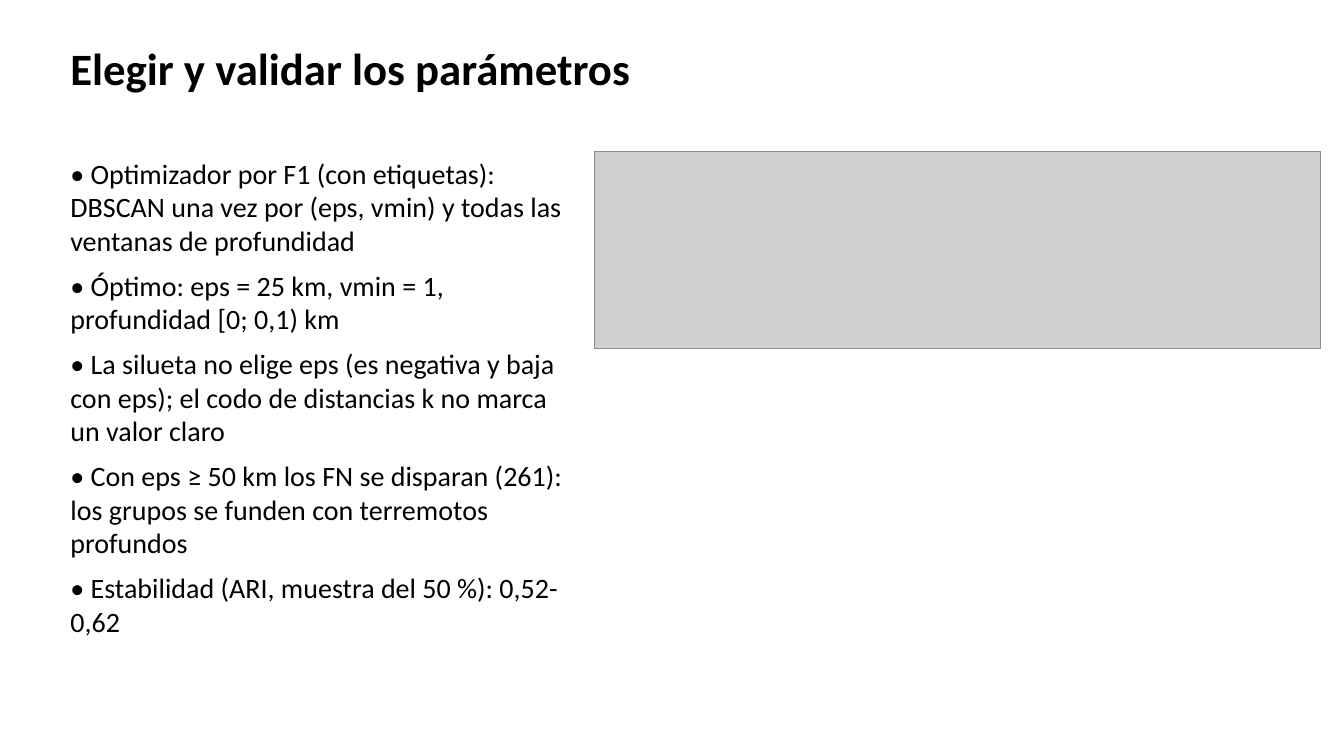
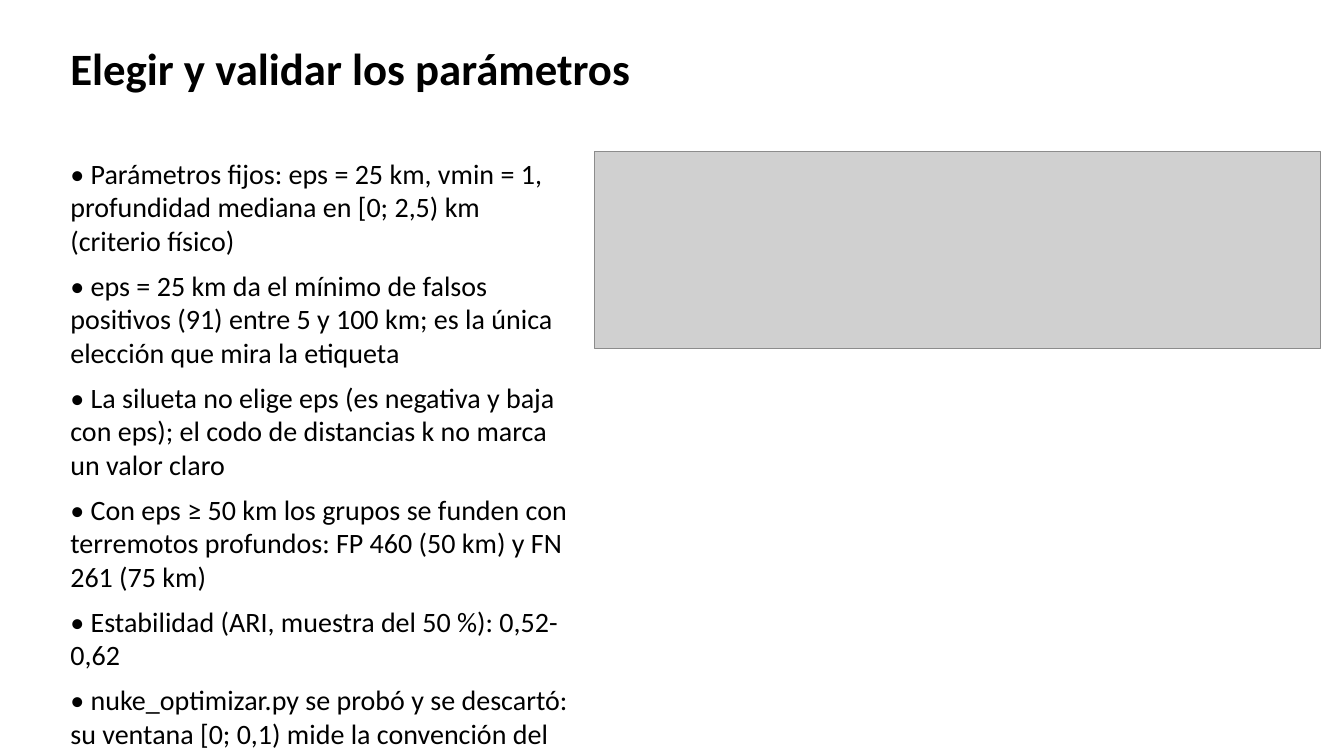
Before and after one commit to ArnauMontull/CPIA-Expo, a slide deck: slide 7 of presentacion/expo_cpia.pptx. Drawn at 1344x756 pixels with LibreOffice and Linux fonts; fonts in the diff are those of the drawing; grey boxes stand for pictures. Boxes give left, top, right and bottom in pixels: in the first picture for what was removed or moved away, otherwise in the second. Text is boxed around its words. In the diff, an @@ line names an element or a change of style, - is before the commit and + after.

```diff
--- a/presentacion/expo_cpia.pptx
+++ b/presentacion/expo_cpia.pptx
@@ text at (x1=70, y1=164, x2=552, y2=368): text changed @@
-• Optimizador por F1 (con etiquetas): DBSCAN una vez por (eps, vmin) y todas las ventanas de profundidad
-• Óptimo: eps = 25 km, vmin = 1, profundidad [0; 0,1) km
+• Parámetros fijos: eps = 25 km, vmin = 1, profundidad mediana en [0; 2,5) km (criterio físico)
+• eps = 25 km da el mínimo de falsos positivos (91) entre 5 y 100 km; es la única elección que mira la etiqueta
@@ text at (x1=70, y1=500, x2=567, y2=591): text changed @@
-• Con eps ≥ 50 km los FN se disparan (261): los grupos se funden con terremotos profundos
+• Con eps ≥ 50 km los grupos se funden con terremotos profundos: FP 460 (50 km) y FN 261 (75 km)
@@ text at (x1=70, y1=690, x2=568, y2=748): paragraph added @@
+• nuke_optimizar.py se probó y se descartó: su ventana [0; 0,1) mide la convención del USGS
```
Also in this commit, not shown: 2 other slides changed, 11 other files.
